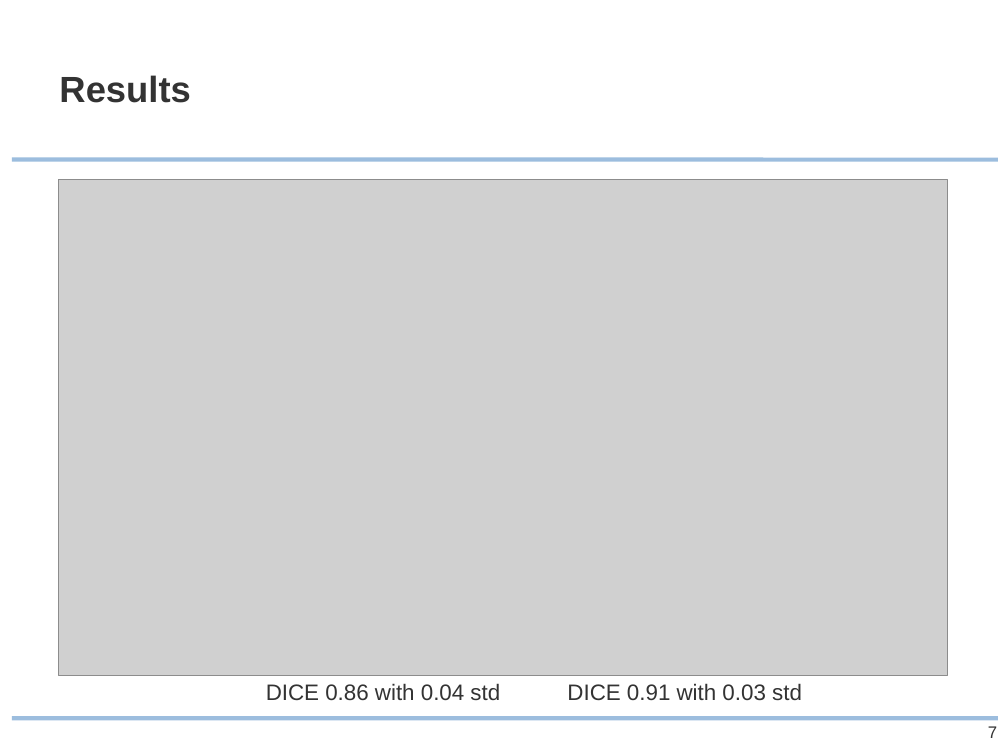
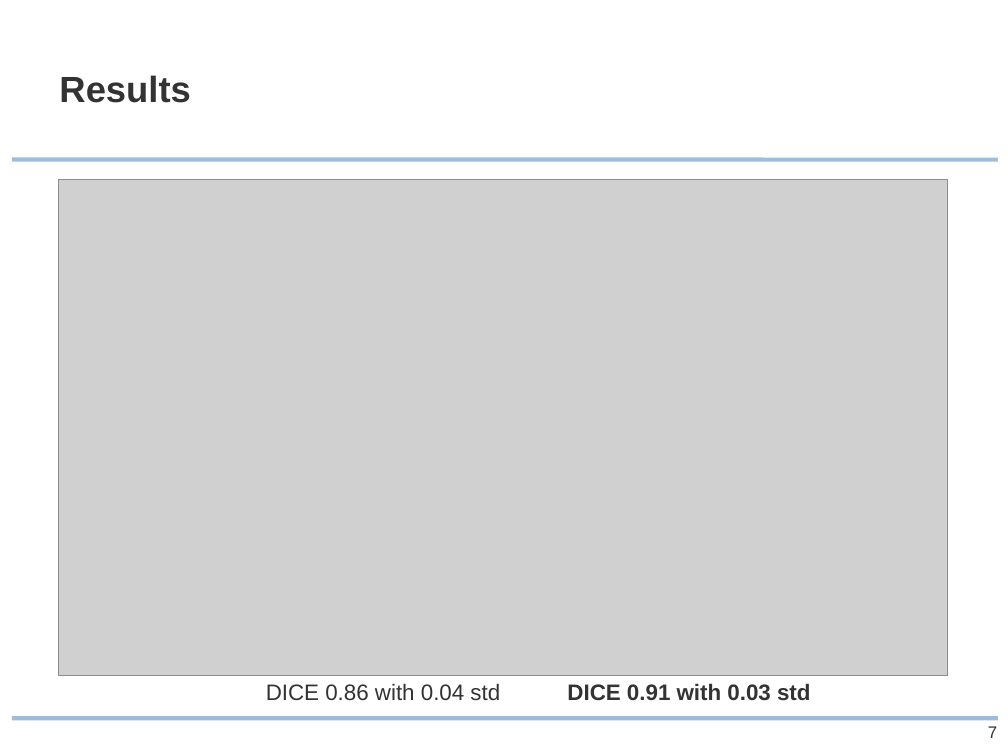
Before and after one commit to ipa/MIALab, a slide deck: slide 7 of doc/presentation/MIALab_slides.pptx. Drawn at 1008x756 pixels with LibreOffice and Linux fonts; fonts in the diff are those of the drawing; grey boxes stand for pictures; background and template pictures are left out. Boxes give left, top, right and bottom in pixels: in the first picture for what was removed or moved away, otherwise in the second. Text is boxed around its words. In the diff, an @@ line names an element or a change of style, - is before the commit and + after.

```diff
--- a/doc/presentation/MIALab_slides.pptx
+++ b/doc/presentation/MIALab_slides.pptx
@@ text "DICE 0.91 with 0.03 std" at bbox=[567, 683, 810, 701]: bold on @@
```
Also in this commit, not shown: 2 other slides changed, 1 other file.
